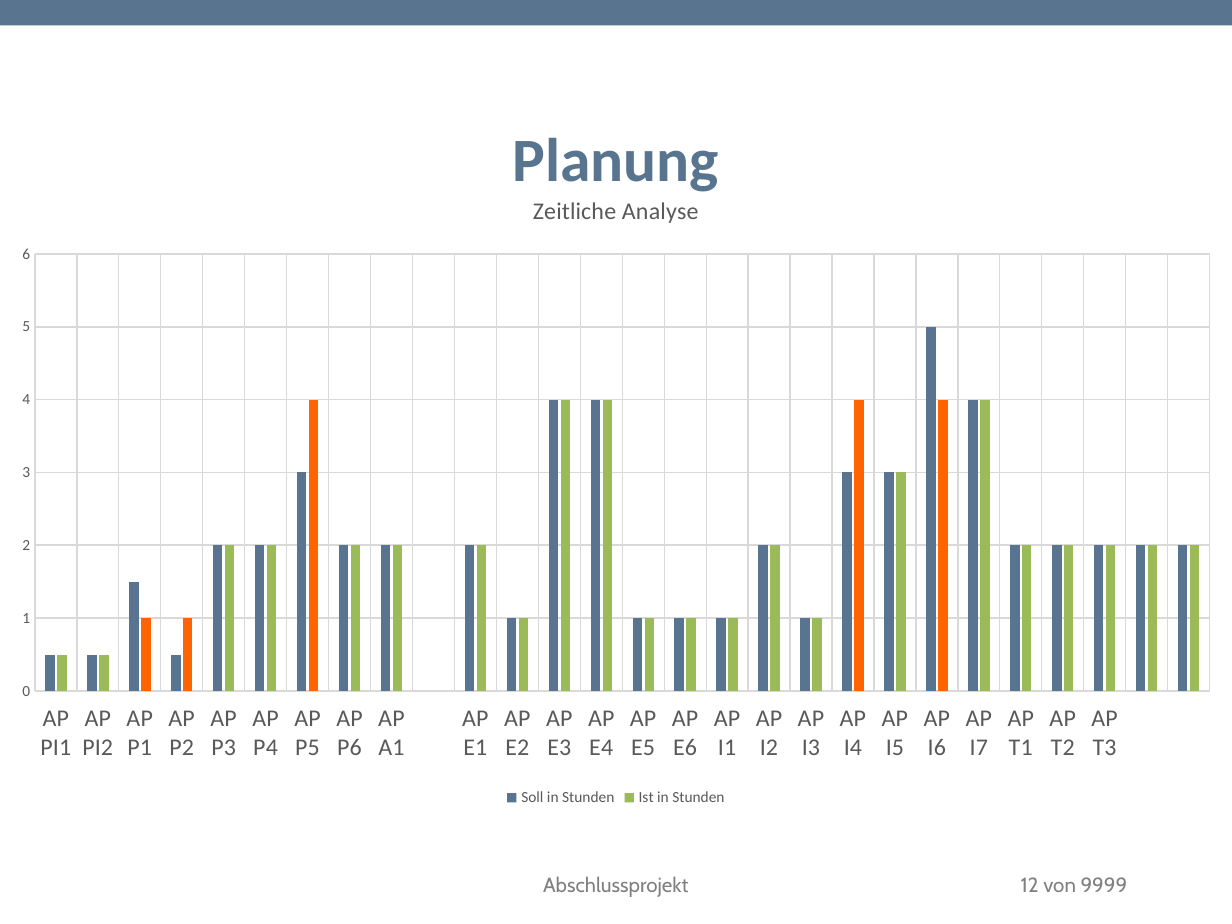
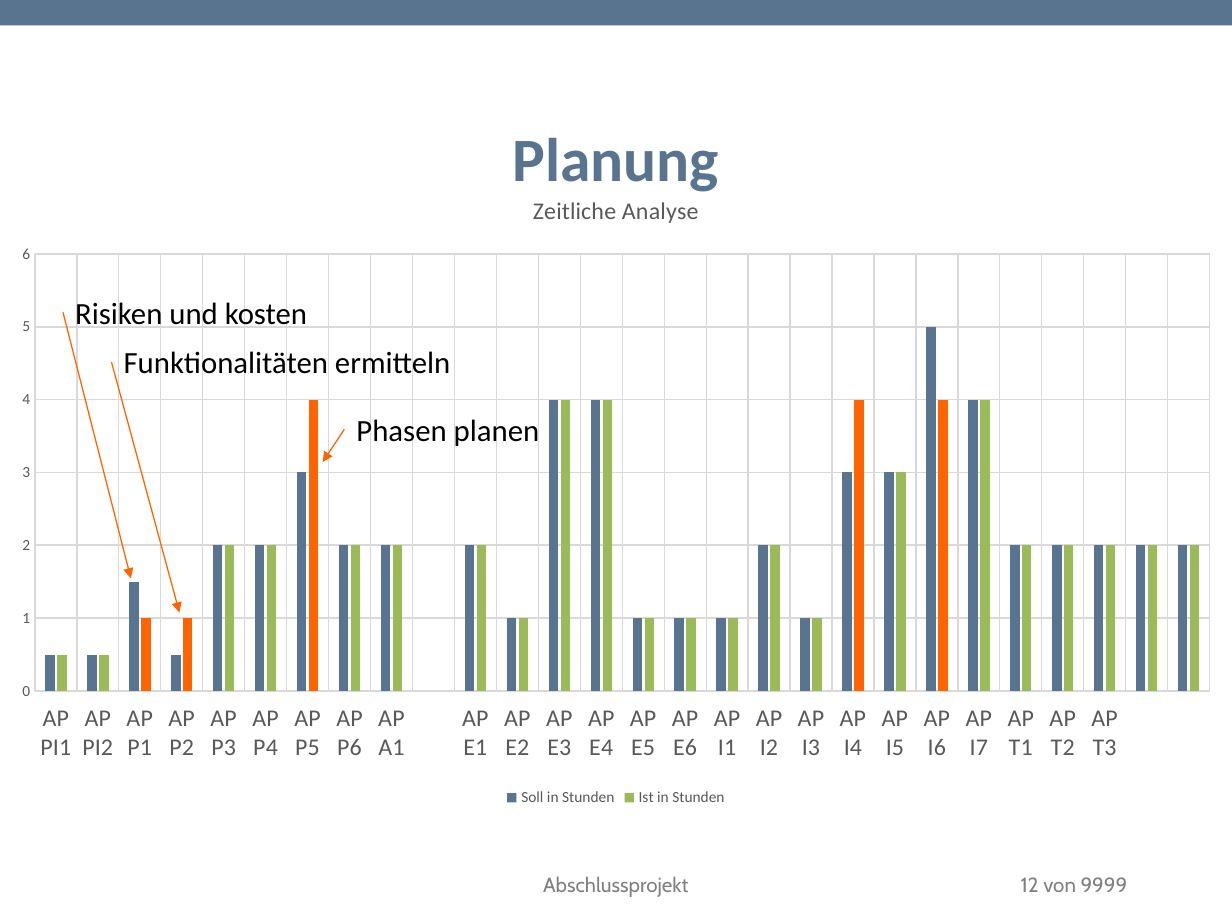
Before and after one commit to TwoHorus/dbExelExportLaravel, a slide deck: slide 12 of DOC/Fachgespraech.pptx. Drawn at 1232x924 pixels with LibreOffice and Linux fonts; fonts in the diff are those of the drawing; background and template pictures are left out. Boxes give left, top, right and bottom in pixels: in the first picture for what was removed or moved away, otherwise in the second. Text is boxed around its words. In the diff, an @@ line names an element or a change of style, - is before the commit and + after.

```diff
--- a/DOC/Fachgespraech.pptx
+++ b/DOC/Fachgespraech.pptx
@@ arrow added from (63, 312) to (131, 578), #FF6400 0.75 pt @@
@@ text added at box(75, 302, 307, 325), 18 pt, text #000000 @@
+Risiken und kosten
@@ text added at box(124, 351, 450, 374), 18 pt, text #000000 @@
+Funktionalitäten ermitteln
@@ arrow added from (112, 362) to (180, 612), #FF6400 0.75 pt @@
@@ text added at box(356, 419, 540, 446), 18 pt, text #000000 @@
+Phasen planen
@@ arrow added from (345, 430) to (323, 462), #FF6400 0.75 pt @@
```
Also in this commit, not shown: 1 other file.
